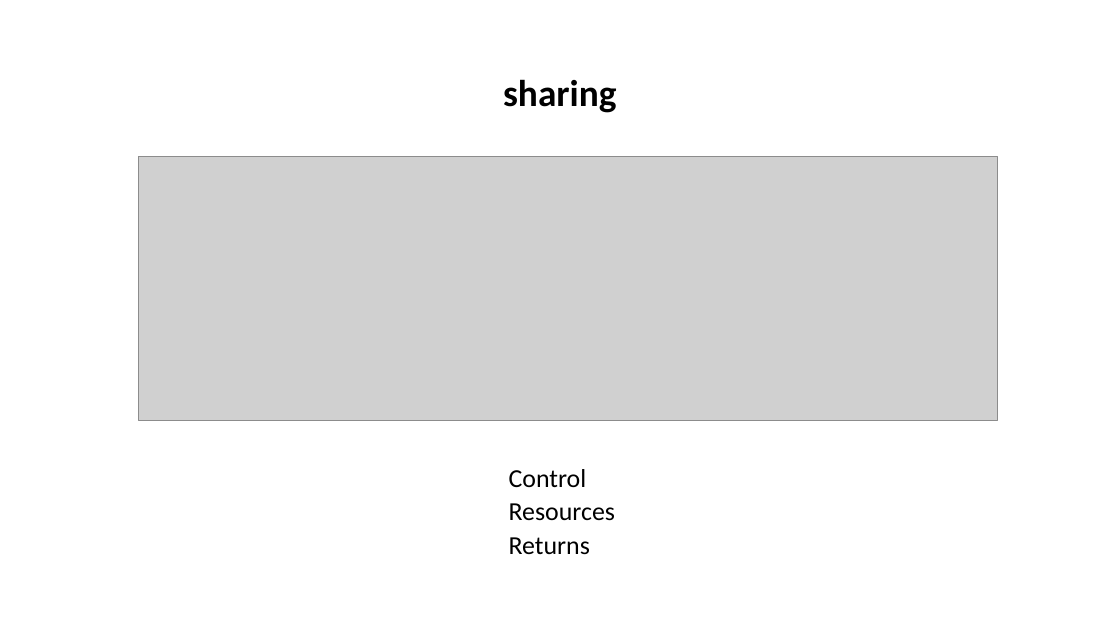
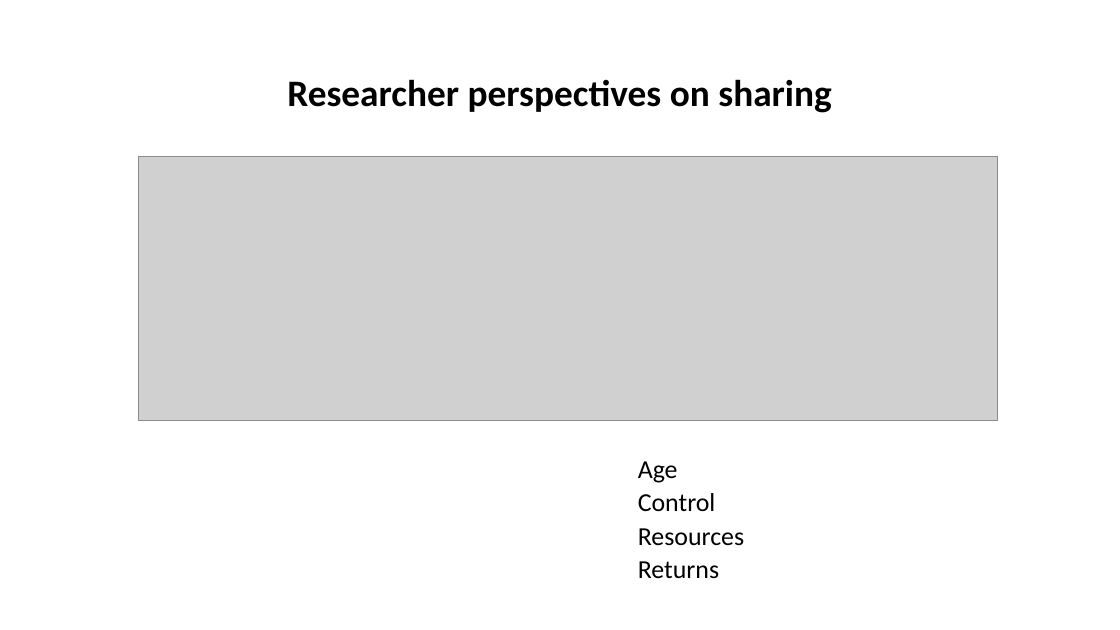
Before and after one commit to tibbben/teaching.data.literacy, a slide deck: slide 15 of UM_DataManagementClass/Lessons/13/13_FirstMeeting.pptx (slide 14 before the commit). Drawn at 1120x630 pixels with LibreOffice and Linux fonts; fonts in the diff are those of the drawing; grey boxes stand for pictures. Boxes give left, top, right and bottom in pixels: in the first picture for what was removed or moved away, otherwise in the second. Text is boxed around its words. In the diff, an @@ line names an element or a change of style, - is before the commit and + after.

```diff
--- a/UM_DataManagementClass/Lessons/13/13_FirstMeeting.pptx
+++ b/UM_DataManagementClass/Lessons/13/13_FirstMeeting.pptx
@@ title at box(287, 79, 831, 113): text changed @@
-sharing
+Researcher perspectives on sharing
@@ text "Age": place and size @@
-text "Age" at box(509, 469, 615, 555)
+text "Age" at box(638, 461, 744, 579)
@@ text at box(638, 461, 678, 483): paragraph added @@
+Age
```
Also in this commit, not shown: 5 other slides changed, 2 slides added, 1 slide removed, 1 other file.
